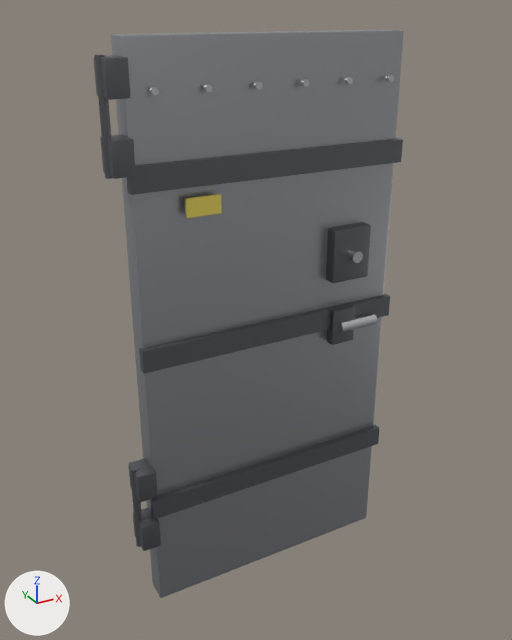
Two versions of the FBX model Assets/Subsistence/Models/Props/DD_door_metal.fbx, one commit apart.
One viewpoint serves both versions: a camera (50 mm lens) standing at (-1.19, -2.07, 2.12) and looking at (-0.05, 0.0, 1.08). Arrows for +X, +Y and +Z are at lower left; the lights stay in place. The picture after the commit comes second.

Objects in the first picture: 'DD_door_metal'.
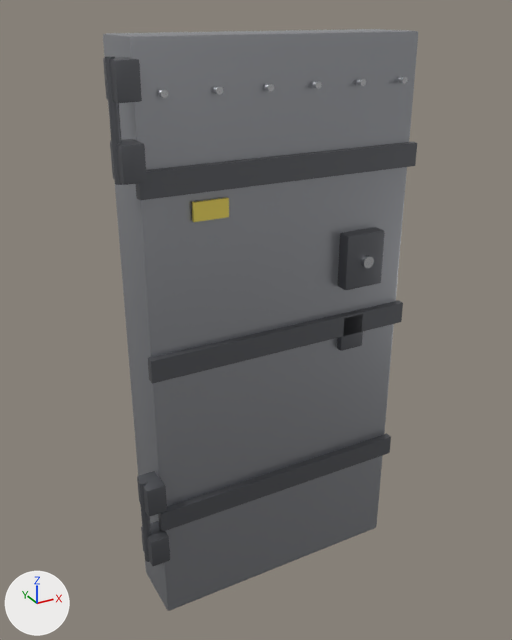
Pixel boxes [x1, y1, x2, y2] of what changed, in the pictures (512 x 640 px; the box of a moved part takes in the faces that stretch with it):
'DD_door_metal', reshaped
    before: [94, 30, 404, 598]
    after: [103, 29, 418, 611]
part 1 of me_dd_door_metal, moved or reshaped
    before: [150, 425, 379, 519]
    after: [158, 433, 391, 532]
part 2 of me_dd_door_metal, moved or reshaped
    before: [139, 294, 390, 374]
    after: [148, 300, 403, 384]
part 3 of me_dd_door_metal, moved or reshaped
    before: [127, 138, 403, 195]
    after: [136, 141, 417, 200]
part 4 of me_dd_door_metal, moved or reshaped
    before: [149, 87, 159, 96]
    after: [158, 89, 168, 98]
part 5 of me_dd_door_metal, moved or reshaped
    before: [203, 84, 213, 92]
    after: [213, 86, 223, 95]
part 6 of me_dd_door_metal, moved or reshaped
    before: [253, 82, 263, 90]
    after: [264, 83, 274, 92]
part 7 of me_dd_door_metal, moved or reshaped
    before: [300, 79, 309, 87]
    after: [312, 81, 322, 89]
part 8 of me_dd_door_metal, moved or reshaped
    before: [344, 77, 353, 84]
    after: [357, 79, 366, 86]
part 9 of me_dd_door_metal, moved or reshaped
    before: [385, 75, 394, 82]
    after: [399, 76, 407, 84]
part 10 of me_dd_door_metal, moved or reshaped
    before: [130, 466, 142, 547]
    after: [139, 479, 151, 562]
part 11 of me_dd_door_metal, moved or reshaped
    before: [95, 54, 112, 179]
    after: [105, 56, 122, 185]
part 12 of me_dd_door_metal, moved or reshaped
    before: [327, 304, 355, 345]
    after: [337, 310, 363, 351]
part 13 of me_dd_door_metal, moved or reshaped
    before: [326, 222, 371, 283]
    after: [338, 227, 385, 290]
part 14 of me_dd_door_metal, moved or reshaped
    before: [347, 249, 363, 263]
    after: [361, 255, 374, 268]
part 15 of me_dd_door_metal, moved or reshaped
    before: [185, 194, 222, 218]
    after: [192, 197, 229, 222]
part 16 of me_dd_door_metal, rebuilt (7% wider)
    before: [111, 30, 404, 598]
    after: [103, 29, 418, 611]
part 17 of me_dd_door_metal, deleted
    before: [339, 314, 377, 333]
part 18 of me_dd_door_metal, moved or reshaped
    before: [129, 458, 161, 551]
    after: [137, 471, 170, 566]
part 19 of me_dd_door_metal, moved or reshaped
    before: [94, 55, 136, 179]
    after: [103, 57, 147, 185]

The edits, one by one:
me_dd_door_metal is used by ob_dd_door_metal; location (0.0, 0.0, 0.0).
me_dd_door_metal had 668 vertices, 544 faces and spanned x -0.57..0.51, y -0.12..0.05, z 0.0..2.05.
me_dd_door_metal now has 668 vertices, 544 faces and spans x -0.57..0.52, y -0.19..0.12, z 0.0..2.05.
me_dd_door_metal part 1: the loose piece of 8 vertices spanning x -0.51..0.51, y -0.07..-0.04, z 0.41..0.49 is moved by (0.0, -0.08, 0.0).
me_dd_door_metal part 2: the loose piece of 8 vertices spanning x -0.51..0.51, y -0.07..-0.04, z 1.01..1.09 is moved by (0.0, -0.08, 0.0).
me_dd_door_metal part 3: the loose piece of 8 vertices spanning x -0.51..0.51, y -0.07..-0.04, z 1.61..1.69 is moved by (0.0, -0.08, 0.0).
me_dd_door_metal part 4: the loose piece of 24 vertices spanning x -0.43..-0.41, y -0.08..-0.06, z 1.89..1.91 is moved by (0.0, -0.07, 0.0).
me_dd_door_metal part 5: the loose piece of 24 vertices spanning x -0.26..-0.24, y -0.08..-0.06, z 1.89..1.91 is moved by (0.0, -0.07, 0.0).
me_dd_door_metal part 6: the loose piece of 24 vertices spanning x -0.09..-0.07, y -0.08..-0.06, z 1.89..1.91 is moved by (0.0, -0.07, 0.0).
me_dd_door_metal part 7: the loose piece of 24 vertices spanning x 0.08..0.1, y -0.08..-0.06, z 1.89..1.91 is moved by (0.0, -0.07, 0.0).
me_dd_door_metal part 8: the loose piece of 24 vertices spanning x 0.25..0.27, y -0.08..-0.06, z 1.89..1.91 is moved by (0.0, -0.07, 0.0).
me_dd_door_metal part 9: the loose piece of 24 vertices spanning x 0.42..0.44, y -0.08..-0.06, z 1.89..1.91 is moved by (0.0, -0.07, 0.0).
me_dd_door_metal part 10: the loose piece of 24 vertices spanning x -0.57..-0.55, y -0.05..-0.02, z 0.29..0.63 is moved by (0.0, -0.09, 0.0).
me_dd_door_metal part 11: the loose piece of 24 vertices spanning x -0.57..-0.55, y -0.05..-0.02, z 1.66..2.0 is moved by (0.0, -0.09, 0.0).
me_dd_door_metal part 12: the loose piece of 56 vertices spanning x 0.23..0.33, y -0.09..-0.05, z 0.95..1.09 is moved by (0.0, -0.06, 0.0).
me_dd_door_metal part 13: the loose piece of 56 vertices spanning x 0.22..0.38, y -0.09..-0.03, z 1.2..1.4 is moved by (0.0, -0.08, 0.0).
me_dd_door_metal part 14: the loose piece of 24 vertices spanning x 0.28..0.32, y -0.12..-0.08, z 1.28..1.32 is moved by (0.0, -0.07, 0.0).
me_dd_door_metal part 15: the loose piece of 8 vertices spanning x -0.34..-0.22, y -0.09..-0.07, z 1.52..1.58 is moved by (0.0, -0.05, 0.0).
me_dd_door_metal part 16: the loose piece of 56 vertices spanning x -0.5..0.5, y -0.05..0.05, z 0.0..2.05 is rebuilt with 56 vertices and now spans x -0.5..0.5, y -0.12..0.12, z 0.0..2.05.
me_dd_door_metal part 17: the loose piece of 28 vertices spanning x 0.26..0.42, y -0.11..-0.07, z 1.0..1.04 is deleted.
me_dd_door_metal part 18: 28 vertices moved within x -0.56..-0.5, y -0.08, z 0.3..0.62; 64 vertices removed from x -0.56..-0.49, y -0.09..0.01, z 0.29..0.62; 64 vertices added at x -0.56..-0.49, y -0.17..-0.08, z 0.29..0.62.
me_dd_door_metal part 19: 28 vertices moved within x -0.56..-0.5, y -0.08, z 1.67..1.99; 64 vertices removed from x -0.56..-0.49, y -0.09..0.01, z 1.67..2.0; 64 vertices added at x -0.56..-0.49, y -0.17..-0.08, z 1.67..2.0.
Other edits to the shape of me_dd_door_metal do not show in these pictures.
